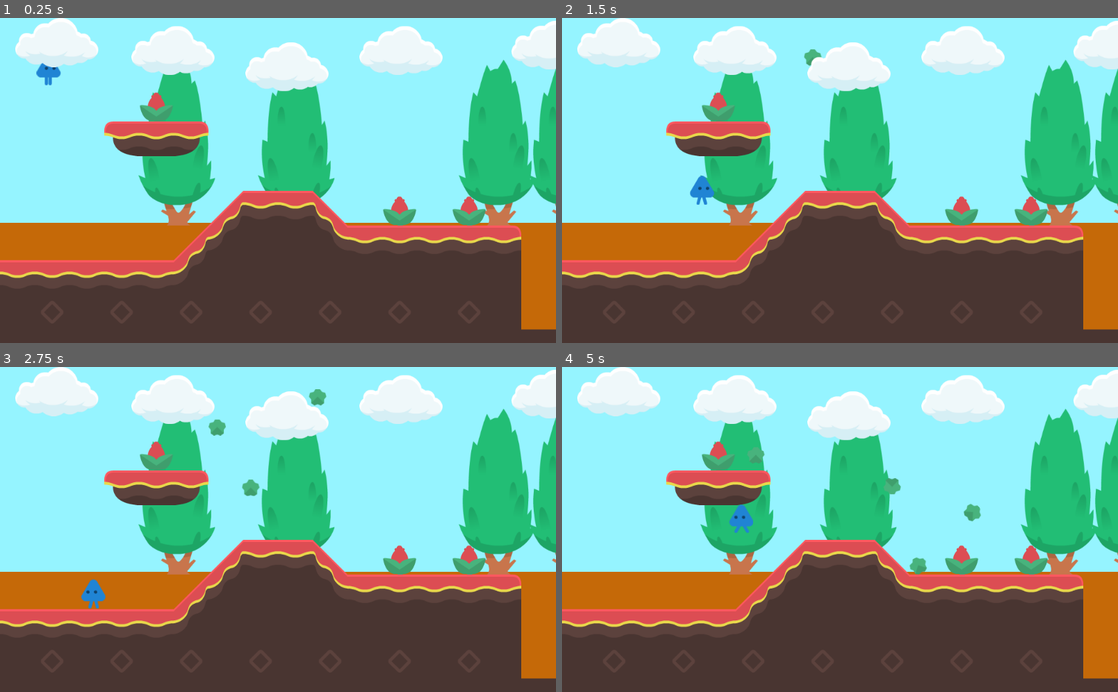
Above: before the commit, frames 1-4 (two rows, left to right).
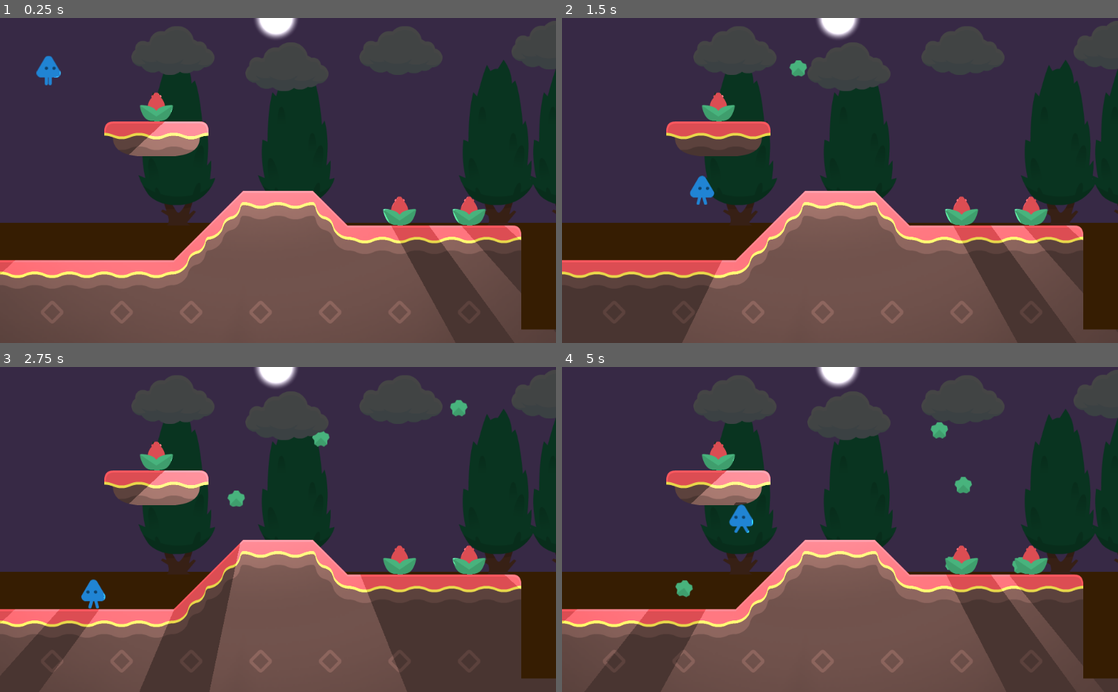
Above: after the commit, the same moments.

Repository: isuke/godot-sample-tilemap-01
Game: Godot game, scene res://Main.tscn
Same seed, same stepped clock (60 frames per second), same inputs: the game is played once before the commit and once after it.
Inputs:
- Up to frame 1 (0.25 s): no input
- Up to frame 2 (1.5 s): hold Right (ui_right) from 0.53 s (still down); tap Space (jump) at 0.77 s
- Up to frame 3 (2.75 s): tap Space (jump) at 1.52 s; release Right (ui_right) at 2.03 s; hold Left (ui_left) from 2.03 s (still down)
- Up to frame 4 (5 s): release Left (ui_left) at 2.78 s; hold Right (ui_right) 2.78-4.28 s; tap Space (jump) at 3.02, 3.77, 4.52 s; hold Left (ui_left) from 4.28 s (still down)

The runs differ from the first frame. In frame 1, 92% of the frame differs, in the area x 0-100%, y 0-100%; in frame 2, 86%; in frame 3, 83%; in frame 4, 88%.

Commit message:
add light

Diff:
--- a/Background.tscn
+++ b/Background.tscn
@@ -4,14 +4,17 @@
 
 [node name="Background" type="ParallaxBackground"]
 
+[node name="CanvasModulate" type="CanvasModulate" parent="."]
+color = Color( 0.27451, 0.27451, 0.27451, 1 )
+
 [node name="Base" type="Node2D" parent="."]
 
 [node name="Sky" type="ColorRect" parent="Base"]
 margin_right = 1030.0
 margin_bottom = 380.0
-color = Color( 0.588235, 0.960784, 1, 1 )
+color = Color( 0.792157, 0.588235, 1, 1 )
 
-[node name="ColorRect" type="ColorRect" parent="Base"]
+[node name="Ground" type="ColorRect" parent="Base"]
 margin_top = 378.0
 margin_right = 1030.0
 margin_bottom = 610.0
--- a/Foreground.tscn
+++ b/Foreground.tscn
@@ -4,11 +4,15 @@
 
 [node name="Foreground" type="ParallaxBackground"]
 
+[node name="CanvasModulate" type="CanvasModulate" parent="."]
+color = Color( 0.27451, 0.27451, 0.27451, 1 )
+
 [node name="Clouds" type="ParallaxLayer" parent="."]
 position = Vector2( -330, 0 )
 motion_scale = Vector2( 0.3, 1 )
 
 [node name="Sprite0" type="Sprite" parent="Clouds"]
+visible = false
 position = Vector2( 76.125, 45.375 )
 scale = Vector2( 0.75, 0.75 )
 texture = ExtResource( 1 )
--- a/Item.tscn
+++ b/Item.tscn
@@ -1,20 +1,26 @@
-[gd_scene load_steps=4 format=2]
+[gd_scene load_steps=5 format=2]
 
 [ext_resource path="res://images/greenCrystal.png" type="Texture" id=1]
 
-[sub_resource type="PhysicsMaterial" id=2]
+[sub_resource type="PhysicsMaterial" id=1]
 rough = true
 bounce = 0.6
 
-[sub_resource type="CircleShape2D" id=1]
+[sub_resource type="CircleShape2D" id=2]
 radius = 16.0198
+
+[sub_resource type="OccluderPolygon2D" id=3]
+polygon = PoolVector2Array( -20, -20, 20, -20, 20, 20, -20, 20 )
 
 [node name="Item" type="RigidBody2D"]
 mass = 15.0
-physics_material_override = SubResource( 2 )
+physics_material_override = SubResource( 1 )
 
 [node name="Sprite" type="Sprite" parent="."]
 texture = ExtResource( 1 )
 
 [node name="CollisionShape2D" type="CollisionShape2D" parent="."]
-shape = SubResource( 1 )
+shape = SubResource( 2 )
+
+[node name="LightOccluder2D" type="LightOccluder2D" parent="."]
+occluder = SubResource( 3 )
--- /dev/null
+++ b/LightTest.tscn
@@ -0,0 +1,52 @@
+[gd_scene load_steps=6 format=2]
+
+[ext_resource path="res://images/bg.png" type="Texture" id=1]
+[ext_resource path="res://images/light.png" type="Texture" id=2]
+[ext_resource path="res://images/spot.png" type="Texture" id=3]
+[ext_resource path="res://images/caster.png" type="Texture" id=4]
+
+[sub_resource type="OccluderPolygon2D" id=1]
+polygon = PoolVector2Array( -16, -16, 16, -16, 16, 16, -16, 16 )
+
+[node name="LightTest" type="Node"]
+
+[node name="Ambient" type="CanvasModulate" parent="."]
+color = Color( 0.27451, 0.27451, 0.27451, 1 )
+
+[node name="BG2" type="ColorRect" parent="."]
+margin_right = 680.0
+margin_bottom = 400.0
+color = Color( 0.298039, 0.0941176, 0.113725, 1 )
+
+[node name="BG" type="Sprite" parent="."]
+visible = false
+position = Vector2( 515, 300 )
+scale = Vector2( 8.04688, 4.6875 )
+texture = ExtResource( 1 )
+
+[node name="Light2D" type="Light2D" parent="."]
+texture = ExtResource( 2 )
+shadow_enabled = true
+shadow_gradient_length = 1.3
+shadow_filter = 3
+shadow_filter_smooth = 11.1
+
+[node name="Sprite" type="Sprite" parent="Light2D"]
+position = Vector2( 64, 64 )
+texture = ExtResource( 3 )
+
+[node name="Casters" type="Node2D" parent="."]
+
+[node name="Sprite" type="Sprite" parent="Casters"]
+position = Vector2( 190, 200 )
+texture = ExtResource( 4 )
+
+[node name="LightOccluder2D" type="LightOccluder2D" parent="Casters/Sprite"]
+occluder = SubResource( 1 )
+__meta__ = {
+"_edit_group_": true
+}
+
+[node name="ParallaxBackground" type="ParallaxBackground" parent="."]
+
+[node name="ParallaxLayer" type="ParallaxLayer" parent="ParallaxBackground"]
--- a/Main.tscn
+++ b/Main.tscn
@@ -1,15 +1,17 @@
-[gd_scene load_steps=8 format=2]
+[gd_scene load_steps=10 format=2]
 
 [ext_resource path="res://Main.gd" type="Script" id=1]
 [ext_resource path="res://Item.tscn" type="PackedScene" id=2]
 [ext_resource path="res://Background.tscn" type="PackedScene" id=3]
-[ext_resource path="res://Foreground.tscn" type="PackedScene" id=4]
-[ext_resource path="res://Map.tscn" type="PackedScene" id=5]
-[ext_resource path="res://Player.tscn" type="PackedScene" id=6]
+[ext_resource path="res://Map.tscn" type="PackedScene" id=4]
+[ext_resource path="res://images/light.png" type="Texture" id=5]
+[ext_resource path="res://images/spot.png" type="Texture" id=6]
+[ext_resource path="res://Player.tscn" type="PackedScene" id=7]
+[ext_resource path="res://Foreground.tscn" type="PackedScene" id=8]
 
 [sub_resource type="Curve2D" id=1]
 _data = {
-"points": PoolVector2Array( 0, 0, 0, 0, 20, 0, 0, 0, 0, 0, 572.871, 0, 0, 0, 0, 0, 20, 0 )
+"points": PoolVector2Array( 0, 0, 0, 0, 20, 0, 0, 0, 0, 0, 345.91, -0.0486755, 0, 0, 0, 0, 572.871, 0, 0, 0, 0, 0, 20, 0 )
 }
 
 [node name="Main" type="Node2D"]
@@ -19,24 +21,38 @@
 
 [node name="Background" parent="." instance=ExtResource( 3 )]
 
-[node name="Foreground" parent="." instance=ExtResource( 4 )]
-layer = 10
-
-[node name="Map" parent="." instance=ExtResource( 5 )]
+[node name="Map" parent="." instance=ExtResource( 4 )]
 position = Vector2( 0, -1 )
 
-[node name="Player" parent="." instance=ExtResource( 6 )]
+[node name="Sun" type="Light2D" parent="."]
+position = Vector2( 510, -1 )
+scale = Vector2( 2, 2 )
+texture = ExtResource( 5 )
+shadow_enabled = true
+__meta__ = {
+"_edit_group_": true
+}
+
+[node name="Sprite" type="Sprite" parent="Sun"]
+scale = Vector2( 0.5, 0.5 )
+texture = ExtResource( 6 )
+
+[node name="Player" parent="." instance=ExtResource( 7 )]
+
+[node name="Foreground" parent="." instance=ExtResource( 8 )]
+layer = 10
 
 [node name="StartPosition" type="Position2D" parent="."]
 position = Vector2( 90, 90 )
 
 [node name="ItemPath" type="Path2D" parent="."]
-position = Vector2( 279.484, 50 )
+position = Vector2( 280, 70 )
 scale = Vector2( 2.02579, 1 )
 curve = SubResource( 1 )
 
 [node name="ItemSpawnLocation" type="PathFollow2D" parent="ItemPath"]
 position = Vector2( 20, 0 )
+rotation = -0.000149353
 
 [node name="ItemSpawnTimer" type="Timer" parent="."]
 wait_time = 0.8
--- a/Map.tscn
+++ b/Map.tscn
@@ -86,7 +86,10 @@
 [sub_resource type="ConvexPolygonShape2D" id=28]
 points = PoolVector2Array( 0, 0, 64, 0, 64, 0, 0, 64 )
 
-[sub_resource type="TileSet" id=29]
+[sub_resource type="OccluderPolygon2D" id=31]
+polygon = PoolVector2Array( 32, 7, 49, 32, 63, 33, 56, 56, 43, 62, 22, 64, 14, 60, 2, 36, 15, 34 )
+
+[sub_resource type="TileSet" id=30]
 0/name = "tilesheet_complete.png 0"
 0/texture = ExtResource( 1 )
 0/tex_offset = Vector2( 0, 0 )
@@ -278,12 +281,13 @@
 1/region = Rect2( 1152, 64, 64, 64 )
 1/tile_mode = 0
 1/occluder_offset = Vector2( 0, 0 )
+1/occluder = SubResource( 31 )
 1/navigation_offset = Vector2( 0, 0 )
 1/shapes = [  ]
 1/z_index = 10
 
 [node name="Map" type="TileMap"]
-tile_set = SubResource( 29 )
+tile_set = SubResource( 30 )
 format = 1
 tile_data = PoolIntArray( -1, 0, 0, -65536, 0, 0, -65535, 0, 0, -65534, 0, 0, -65533, 0, 0, -65532, 0, 0, -65531, 0, 0, …(3640 unchanged characters)…
 
--- a/Player.tscn
+++ b/Player.tscn
@@ -18,6 +18,9 @@
 radius = 20.0
 height = 15.2
 
+[sub_resource type="OccluderPolygon2D" id=3]
+polygon = PoolVector2Array( -10, -30, 10, -30, 20, 0, 20, 10, 10, 10, 10, 30, -10, 30, -10, 10, -20, 10, -20, 0 )
+
 [node name="Player" type="KinematicBody2D"]
 script = ExtResource( 1 )
 
@@ -25,7 +28,11 @@
 frames = SubResource( 1 )
 
 [node name="CollisionShape2D" type="CollisionShape2D" parent="."]
+visible = false
 shape = SubResource( 2 )
 
 [node name="Camera2D" type="Camera2D" parent="."]
 current = true
+
+[node name="LightOccluder2D" type="LightOccluder2D" parent="."]
+occluder = SubResource( 3 )
Not shown: 1 places in Map.tscn that only renumber resources
Not shown: 1 places in Player.tscn that only renumber resources
Binary file added: images/bg.png
Not shown, added: images/bg.png.import
Binary file added: images/caster.png
Not shown, added: images/caster.png.import
Binary file added: images/light.png
Not shown, added: images/light.png.import
Binary file added: images/spot.png
Not shown, added: images/spot.png.import
